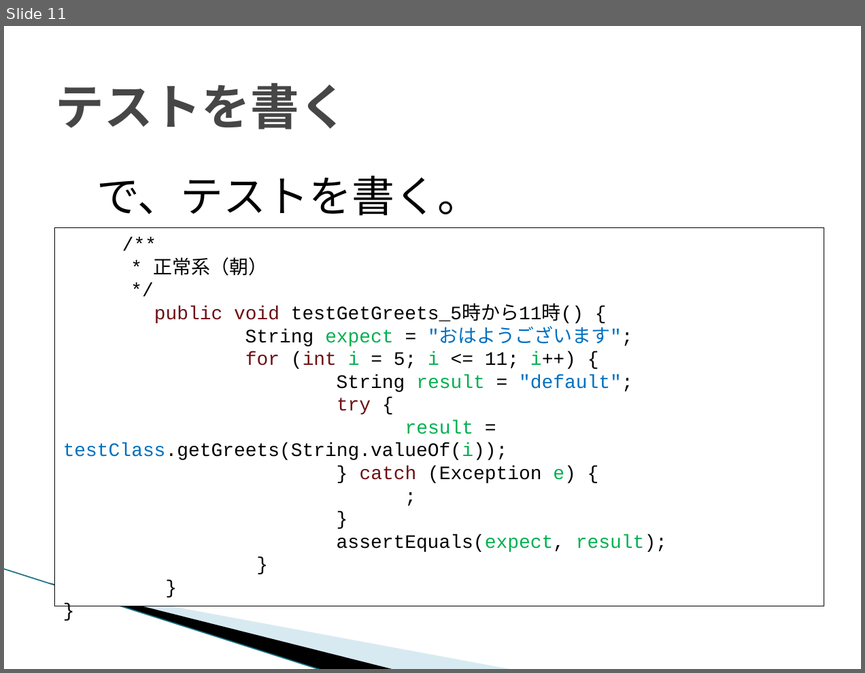
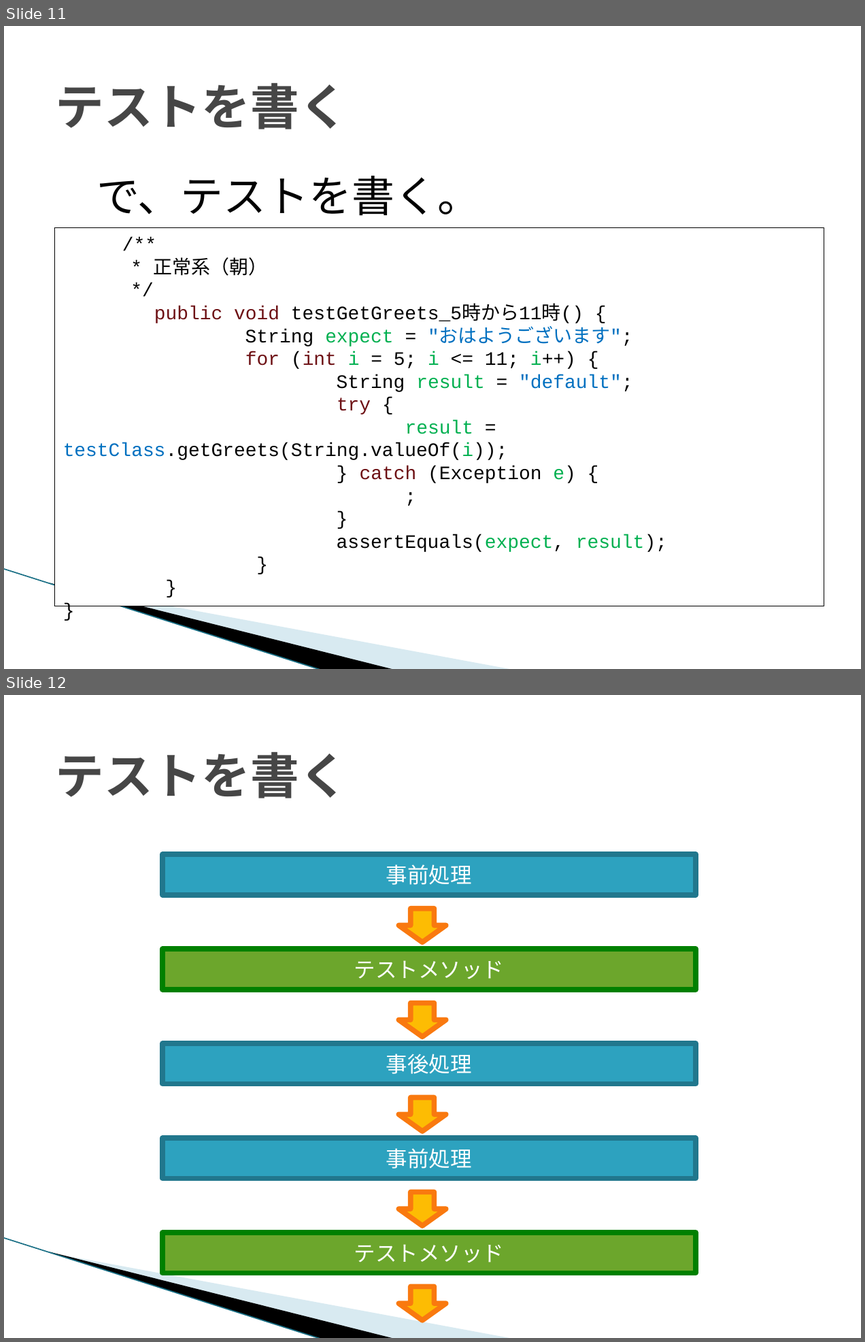
Before and after one commit to YAMADA-Yusuke/teck_talk, a slide deck: テスト駆動開発（TDD）.pptx. Shown one above the other, each under a label of ours: slide 11 before the commit, slides 11 and 12 after it. The pictures are 865x673 and 865x1342 pixels, drawn with LibreOffice and Linux fonts; fonts in the diff are those of the drawing; background and template pictures are left out. Boxes give left, top, right and bottom in pixels: in the first picture for what was removed or moved away, otherwise in the second. Text is boxed around its words. In the diff, an @@ line names an element or a change of style, - is before the commit and + after.

```diff
--- a/テスト駆動開発（TDD）.pptx
+++ b/テスト駆動開発（TDD）.pptx
@@ slide 12 added at bbox=[4, 695, 861, 1338], background #FFFFFF; not listed: 3 template elements that a slide beside it also shows @@
@@ title added at bbox=[55, 752, 347, 798], 41 pt, text #464646, bold @@
+テストを書く
@@ rectangle added at bbox=[162, 854, 696, 895], fill #2DA2BF, outline #21788D 4.33 pt, 18 pt, text #FFFFFF @@
+事前処理
@@ down arrow added at bbox=[399, 909, 446, 942], fill #FDBC03, outline #F9790F 4.33 pt @@
@@ rectangle added at bbox=[162, 949, 696, 989], fill #6CA62C, outline #008000 4.33 pt, 18 pt, text #FFFFFF @@
+テストメソッド
@@ down arrow added at bbox=[399, 1002, 446, 1036], fill #FDBC03, outline #F9790F 4.33 pt @@
@@ rectangle added at bbox=[162, 1043, 696, 1083], fill #2DA2BF, outline #21788D 4.33 pt, 18 pt, text #FFFFFF @@
+事後処理
@@ down arrow added at bbox=[399, 1097, 446, 1130], fill #FDBC03, outline #F9790F 4.33 pt @@
@@ rectangle added at bbox=[162, 1138, 696, 1178], fill #2DA2BF, outline #21788D 4.33 pt, 18 pt, text #FFFFFF @@
+事前処理
@@ down arrow added at bbox=[399, 1192, 446, 1225], fill #FDBC03, outline #F9790F 4.33 pt @@
@@ rectangle added at bbox=[162, 1232, 696, 1272], fill #6CA62C, outline #008000 4.33 pt, 18 pt, text #FFFFFF @@
+テストメソッド
@@ down arrow added at bbox=[399, 1286, 446, 1320], fill #FDBC03, outline #F9790F 4.33 pt @@
```
Also in this commit, not shown: 2 slides changed, 4 other files.
